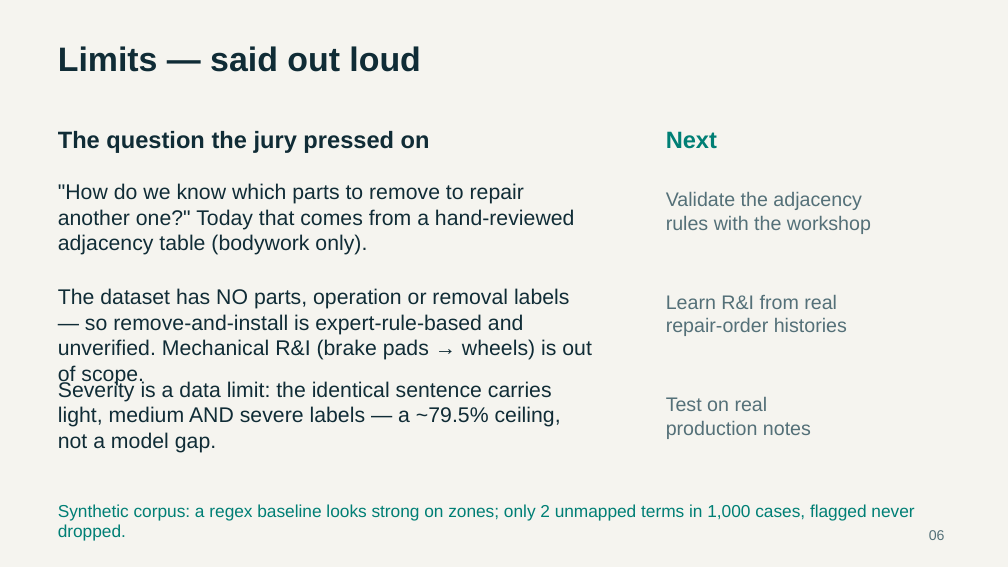
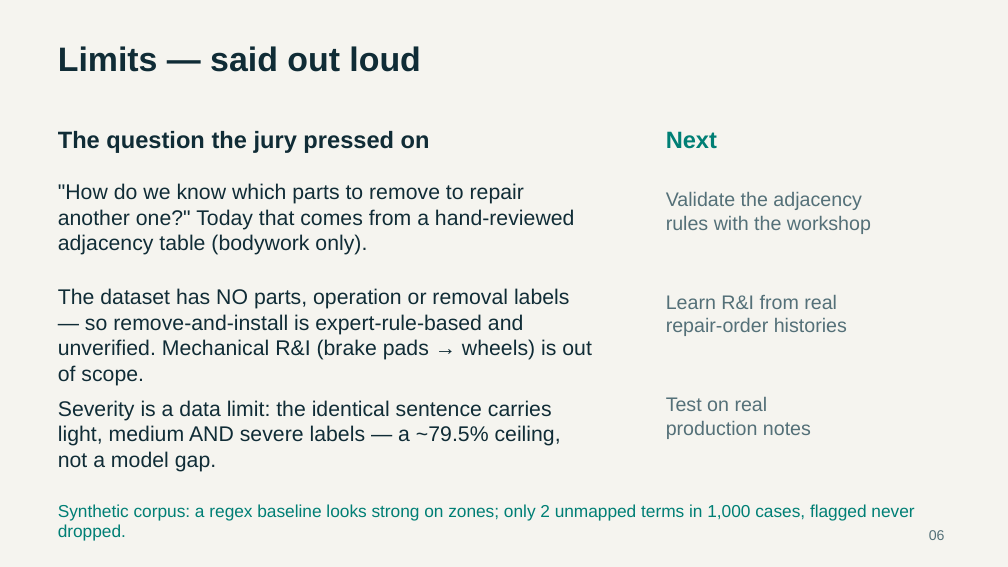
Before and after one commit to fruitsamurai97/wolf-day-damage, a slide deck: slide 6 of Data/Damage_Intelligence_EN_v2.pptx. Drawn at 1008x567 pixels with LibreOffice and Linux fonts; fonts in the diff are those of the drawing. Boxes give left, top, right and bottom in pixels: in the first picture for what was removed or moved away, otherwise in the second. Text is boxed around its words. In the diff, an @@ line names an element or a change of style, - is before the commit and + after.

```diff
--- a/Data/Damage_Intelligence_EN_v2.pptx
+++ b/Data/Damage_Intelligence_EN_v2.pptx
@@ text "Severity is a data limit: ...": place and size @@
-text "Severity is a data limit: ..." at (58,380,561,453)
+text "Severity is a data limit: ..." at (58,400,561,472)
```
Also in this commit, not shown: 1 other slide changed, 2 other files.
